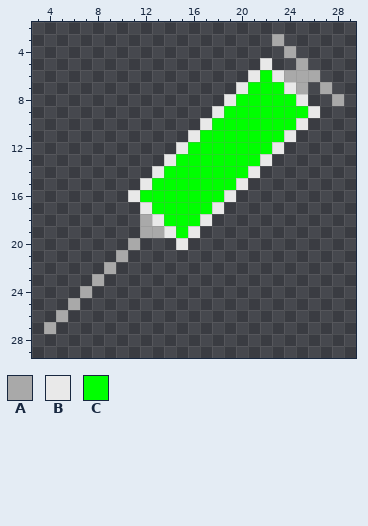
Pixel-art sprite -- textures/medecine_syringe_full.png. Above, as it was before the edit.
The file is 32x32 pixels. Colours within 5 levels of each other are drawn and written as one. Shown: x 3..29, y 2..29.
Palette (. is transparent): A #a9a9a9  B #e9e9e9  C #00ff00
Pixels before, first column x 4:
 3 ...................A.....
 4 ....................A....
 5 ..................B..A...
 6 .................BCBAAA..
 7 ................BCCCBA.A.
 8 ...............BCCCCCB..A
 9 ..............BCCCCCCCB..
10 .............BCCCCCCCB...
11 ............BCCCCCCCB....
12 ...........BCCCCCCCB.....
13 ..........BCCCCCCCB......
14 .........BCCCCCCCB.......
15 ........BCCCCCCCB........
16 .......BCCCCCCCB.........
17 ........BCCCCCB..........
18 ........ABCCCB...........
19 ........AABCB............
20 .......A...B.............
21 ......A..................
22 .....A...................
23 ....A....................
24 ...A.....................
25 ..A......................
26 .A.......................
27 A........................
The same view after the edit:
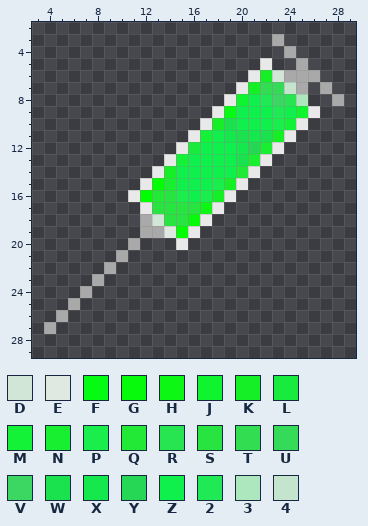
Colours new in this view: D #d2e6d8  E #e0e8e2  F #03fc11  G #07fa0b  H #0cf714  J #0ef52f  K #14ef26  L #18eb3d  M #13f237  N #17ef30  P #1aee4c  Q #21e935  R #27e551  S #28e441  T #32dd52  U #35da58  V #3cd662  W #1ae24f  X #14e84d  Y #25d754  Z #10f04d  2 #1fea55  3 #ace7bd  4 #c4e4cd
What changed:
y 6: x 22..23 CB -> KD
y 7: x 21..24 CCCB -> KTU4
y 8: x 20..25 CCCCCB -> JZ2VR3
y 9: x 19..25 CCCCCCC -> FZZZ2ZJ
y 10: x 18..24 CCCCCCC -> KWZZZPM
y 11: x 17..23 CCCCCCC -> MZXWXWK
y 12: x 16..22 CCCCCCC -> LZZZXYN
y 13: x 15..21 CCCCCCC -> MZZZZWN
y 14: x 14..20 CCCCCCC -> KZZZZZQ
y 15: x 14..19 CCCCCC -> NZZZPK
y 16: x 13..18 CCCCCC -> QSPZPK
y 17: x 13..17 CCCCC -> SSSSH
y 18: x 13..16 BCCC -> DSSG
y 19: x 14 B -> E
Pixel boxes of the changes (left, top, right, bottom) in both pictures:
changed: (152, 70, 308, 238)
